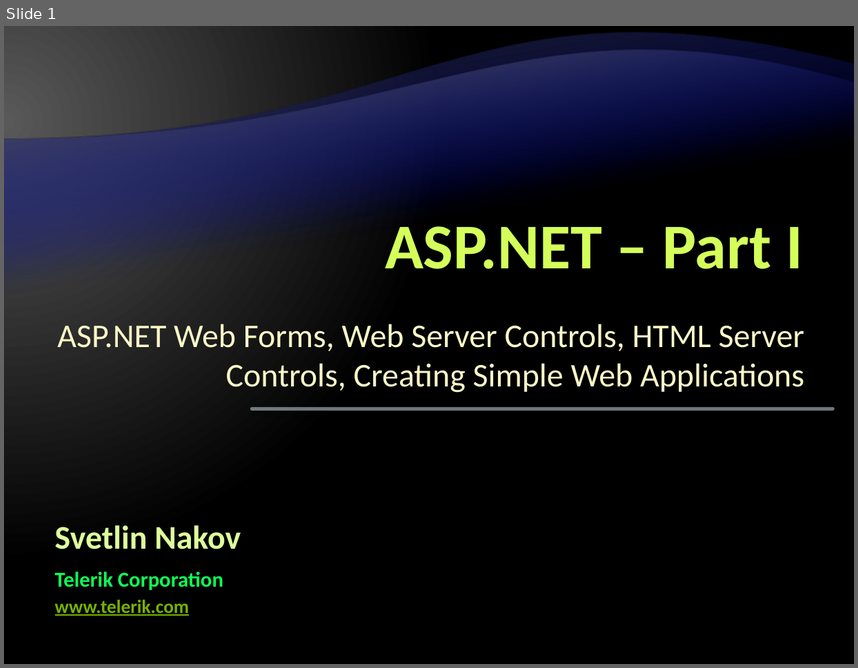
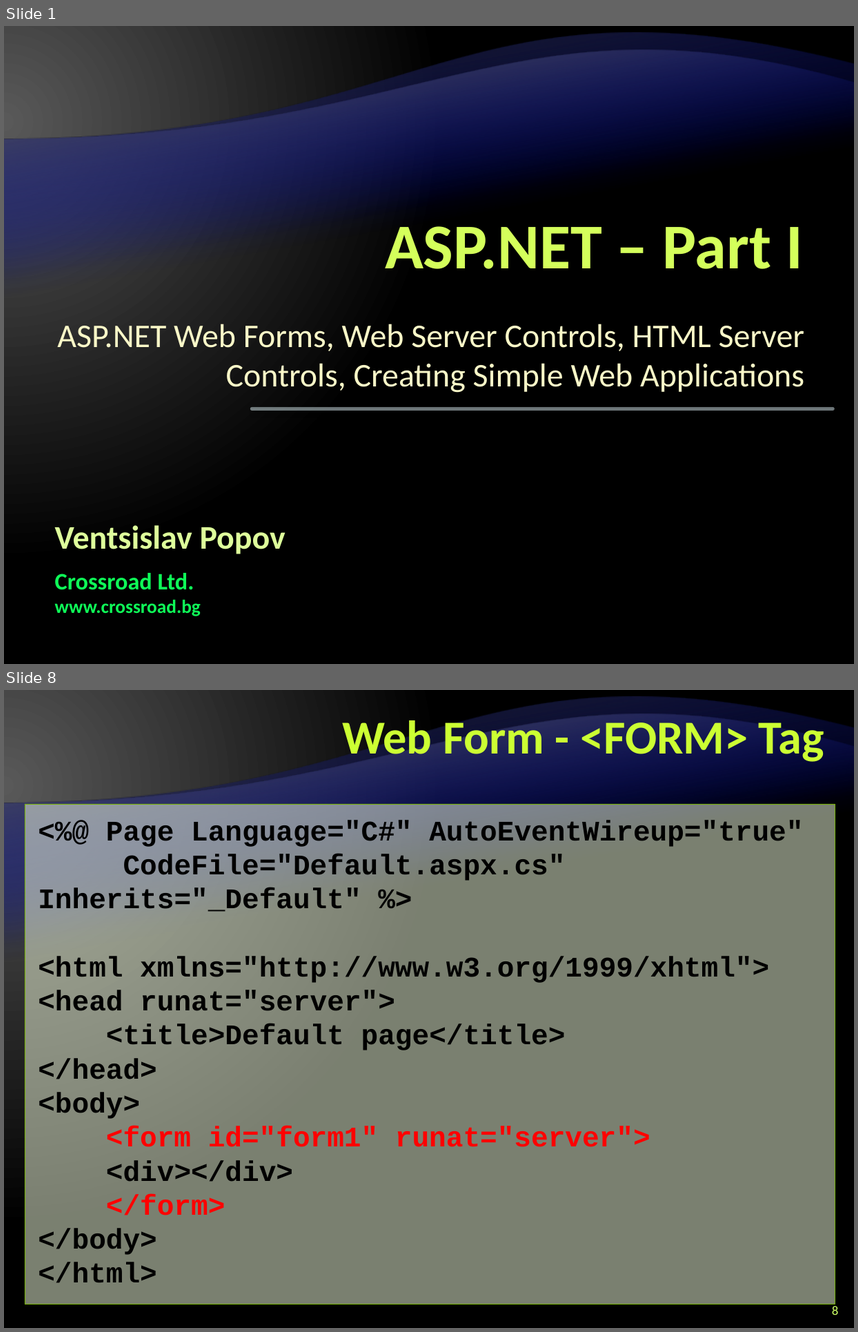
Before and after one commit to Graveheart/aspnetcourse, a slide deck: lectures/8. ASP.NET – Part I.pptx. Shown one above the other, each under a label of ours: slide 1 before the commit, slides 1 and 8 after it; the slides between them are not shown. The pictures are 858x668 and 858x1332 pixels, drawn with LibreOffice and Linux fonts; fonts in the diff are those of the drawing; background and template pictures are left out. Boxes give left, top, right and bottom in pixels: in the first picture for what was removed or moved away, otherwise in the second. Text is boxed around its words. In the diff, an @@ line names an element or a change of style, - is before the commit and + after.

```diff
--- a/lectures/8. ASP.NET – Part I.pptx
+++ b/lectures/8. ASP.NET – Part I.pptx
@@ slide 8 added at [4,690,854,1328], background gradient #595959 to #000000; not listed: 2 template elements that a slide beside it also shows @@
@@ title added at [342,714,824,765], 40 pt, text #CCFF33, bold @@
+Web Form - <FORM> Tag
@@ rectangle added at [25,804,835,1304], fill #F5FFE0 at 50% opacity, outline #76B200 0.25 pt, 24 pt, text #000000, bold @@
+<%@ Page Language="C#" AutoEventWireup="true"
+CodeFile="Default.aspx.cs" Inherits="_Default" %>
+<html xmlns="http://www.w3.org/1999/xhtml">
+<head runat="server">
+<title>Default page</title>
+</head>
+<body>
+<form id="form1" runat="server">
+<div></div>
+</form>
+</body>
+</html>
@@ page number added at [832,1305,839,1314], 11 pt, text #CCFF66 @@
+8
@@ slide 1 changed as well @@
@@ text at [55,525,286,554]: text changed @@
-Svetlin Nakov
+Ventsislav Popov
@@ text at [55,572,194,590]: text changed; size 18 to 20 pt @@
-Telerik Corporation
+Crossroad Ltd.
@@ text at [55,599,201,616]: text changed; text colour #76B200 to #0EFE58 @@
-www.telerik.com
+www.crossroad.bg
```
Also in this commit, not shown: 1 other slide changed, 28 other slides added.
